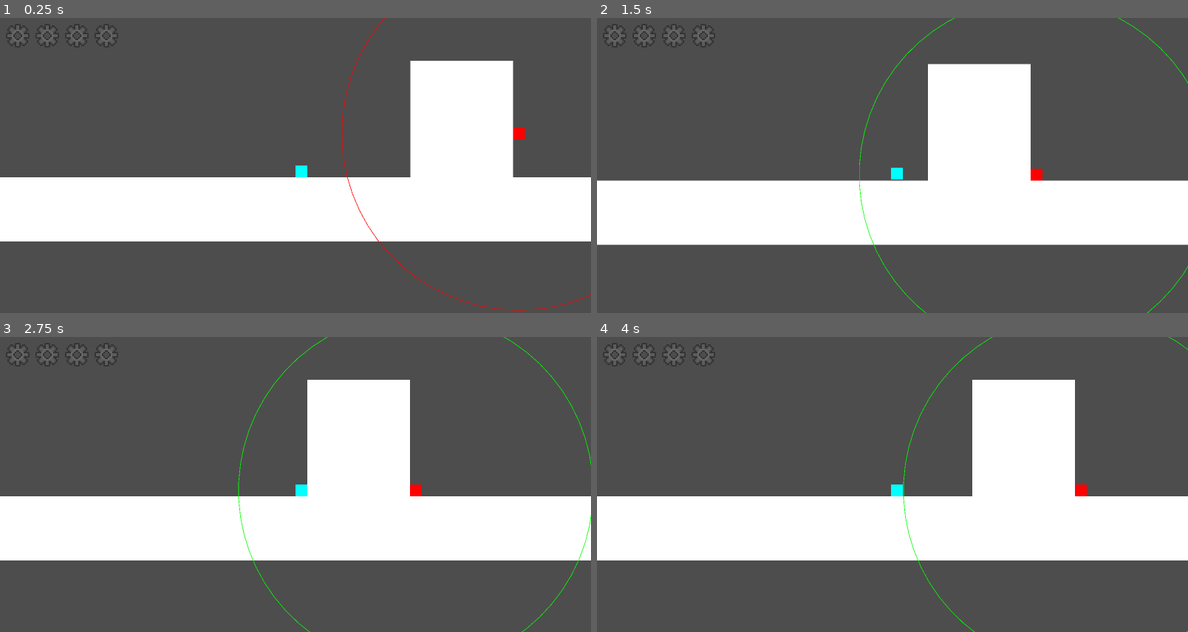
Above: before the commit, frames 1-4 (two rows, left to right).
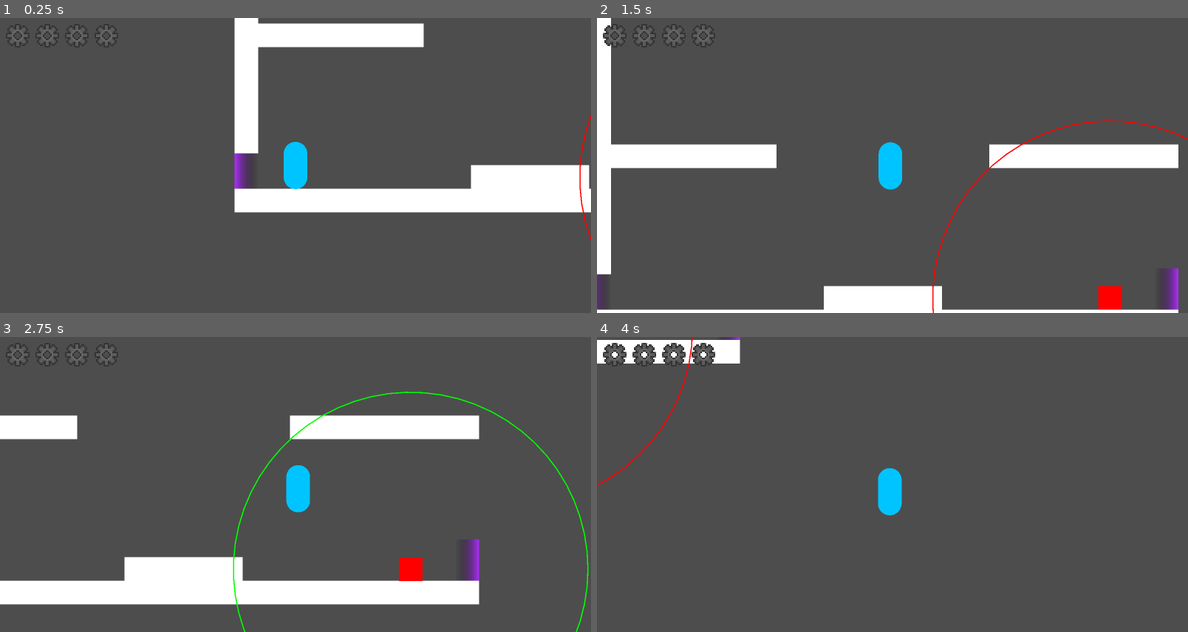
Above: after the commit, the same moments.

Repository: jamjammers/ShibaGodotProjects
Game: Godot game, scene res://mainScene.tscn
Same seed, same stepped clock (60 frames per second), same inputs: the game is played once before the commit and once after it.
Inputs:
- Up to frame 1 (0.25 s): no input
- Up to frame 2 (1.5 s): tap Enter at 0.5 s; hold D (moveRight) 0.53-1.28 s; tap Shift (dash) at 0.6 s; tap Space (jump) at 0.77, 1.07 s; tap E (wallAttach, bound only after the commit) at 0.8, 1.35 s; hold A (moveLeft) from 1.28 s (still down)
- Up to frame 3 (2.75 s): tap Space (jump) at 1.52, 1.55, 1.82 s; release A (moveLeft) at 2.03 s; hold D (moveRight) from 2.03 s (still down); hold Space (jump) from 2.03 s (still down); tap Shift (dash) at 2.3 s
- Up to frame 4 (4 s): release Space (jump) at 2.78 s; tap Shift (dash) at 2.85 s; tap Space (jump) at 3.02, 3.32 s; tap E (wallAttach, bound only after the commit) at 3.05, 3.6 s; release D (moveRight) at 3.53 s; hold A (moveLeft) from 3.53 s (still down); hold Space (jump) from 3.53 s (still down)

The runs differ from the first frame. In frame 1, 29% of the frame differs, in the area x 0-100%, y 0-100%; in frame 2, 38%; in frame 3, 39%; in frame 4, 31%.

Commit message:
a

Diff:
--- a/yeaidk/assets/assetScenes/Player.tscn
+++ b/yeaidk/assets/assetScenes/Player.tscn
@@ -1,12 +1,14 @@
-[gd_scene load_steps=4 format=3 uid="uid://cchnc2wed5tb6"]
+[gd_scene load_steps=5 format=3 uid="uid://cchnc2wed5tb6"]
 
 [ext_resource type="Script" uid="uid://ccjmheubek61d" path="res://assets/scripts/player.gd" id="1_fksrs"]
+[ext_resource type="PackedScene" uid="uid://c4pi8242nxsjo" path="res://assets/assetScenes/color_capsule.tscn" id="2_rsc3f"]
 
 [sub_resource type="PhysicsMaterial" id="PhysicsMaterial_fksrs"]
 friction = 0.0
 
-[sub_resource type="RectangleShape2D" id="RectangleShape2D_0rwas"]
-size = Vector2(40, 40)
+[sub_resource type="CapsuleShape2D" id="CapsuleShape2D_kcuj0"]
+radius = 20.0
+height = 80.0
 
 [node name="Player" type="RigidBody2D"]
 collision_layer = 2
@@ -17,18 +19,22 @@
 max_contacts_reported = 10
 script = ExtResource("1_fksrs")
 
-[node name="ColorRect" type="ColorRect" parent="."]
-offset_right = 40.0
-offset_bottom = 40.0
-color = Color(0, 1, 1, 1)
-
-[node name="CollisionShape2D" type="CollisionShape2D" parent="."]
-position = Vector2(20, 20)
-shape = SubResource("RectangleShape2D_0rwas")
+[node name="PhysicsCol" type="CollisionShape2D" parent="."]
+shape = SubResource("CapsuleShape2D_kcuj0")
 
 [node name="dashTimer" type="Timer" parent="."]
 wait_time = 0.5
 one_shot = true
 
+[node name="triggerCol" type="Area2D" parent="."]
+
+[node name="Collider" type="CollisionShape2D" parent="triggerCol"]
+shape = SubResource("CapsuleShape2D_kcuj0")
+
+[node name="ColorCapsule" parent="." instance=ExtResource("2_rsc3f")]
+color = Color(0, 0.7666669, 1, 1)
+radius = 20.0
+height = 80.0
+
 [connection signal="body_shape_entered" from="." to="." method="_on_body_shape_entered"]
 [connection signal="body_shape_exited" from="." to="." method="_on_body_shape_exited"]
--- /dev/null
+++ b/yeaidk/assets/assetScenes/color_capsule.tscn
@@ -0,0 +1,8 @@
+[gd_scene load_steps=2 format=3 uid="uid://c4pi8242nxsjo"]
+
+[ext_resource type="Script" uid="uid://cepspqyixd7gr" path="res://assets/scripts/color_capsule.gd" id="1_3523t"]
+
+[node name="ColorCapsule" type="Control"]
+layout_mode = 3
+anchors_preset = 0
+script = ExtResource("1_3523t")
--- a/yeaidk/assets/assetScenes/enemy.tscn
+++ b/yeaidk/assets/assetScenes/enemy.tscn
@@ -6,7 +6,7 @@
 size = Vector2(40, 40)
 
 [sub_resource type="CircleShape2D" id="CircleShape2D_vbccy"]
-radius = 600.0
+radius = 300.0
 
 [sub_resource type="RectangleShape2D" id="RectangleShape2D_vbccy"]
 
--- a/yeaidk/assets/assetScenes/platform.tscn
+++ b/yeaidk/assets/assetScenes/platform.tscn
@@ -1,9 +1,12 @@
-[gd_scene load_steps=3 format=3 uid="uid://b5og601fwewkl"]
+[gd_scene load_steps=4 format=3 uid="uid://b5og601fwewkl"]
 
 [sub_resource type="RectangleShape2D" id="RectangleShape2D_5ajho"]
 size = Vector2(40, 40)
 
 [sub_resource type="RectangleShape2D" id="RectangleShape2D_acfso"]
+size = Vector2(38, 0)
+
+[sub_resource type="RectangleShape2D" id="RectangleShape2D_bchaa"]
 size = Vector2(38, 0)
 
 [node name="Platform" type="StaticBody2D"]
@@ -20,3 +23,13 @@
 [node name="Top" type="CollisionShape2D" parent="." groups=["groundTop"]]
 position = Vector2(0, -20)
 shape = SubResource("RectangleShape2D_acfso")
+
+[node name="Left" type="CollisionShape2D" parent="." groups=["wallSide"]]
+position = Vector2(-20, 2.1855695e-07)
+rotation = -1.5707964
+shape = SubResource("RectangleShape2D_bchaa")
+
+[node name="Right" type="CollisionShape2D" parent="." groups=["wallSide"]]
+position = Vector2(20, 0)
+rotation = 1.5707964
+shape = SubResource("RectangleShape2D_bchaa")
--- a/yeaidk/assets/assetScenes/portal.tscn
+++ b/yeaidk/assets/assetScenes/portal.tscn
@@ -1,12 +1,12 @@
 [gd_scene load_steps=5 format=3 uid="uid://cbr6hcqvt3jkm"]
 
-[ext_resource type="Shader" uid="uid://b0yrya7mspdnu" path="res://assets/textures/portalShaderIDKATP.gdshader" id="1_hxglc"]
 [ext_resource type="Script" uid="uid://bq4srhtii8ust" path="res://assets/scripts/portal.gd" id="1_urc2y"]
+[ext_resource type="Shader" uid="uid://cbtamm1jc71ue" path="res://assets/textures/portalGradient.gdshader" id="2_urc2y"]
 
 [sub_resource type="ShaderMaterial" id="ShaderMaterial_urc2y"]
-shader = ExtResource("1_hxglc")
-shader_parameter/start_color = Color(1, 0, 0.9333334, 1)
-shader_parameter/end_color = Color(0, 0, 0, 0)
+shader = ExtResource("2_urc2y")
+shader_parameter/color_start = Color(0.6856668, 0.18, 1, 1)
+shader_parameter/color_end = Color(0, 0, 0, 0)
 shader_parameter/vertical = false
 
 [sub_resource type="RectangleShape2D" id="RectangleShape2D_v4f56"]
--- /dev/null
+++ b/yeaidk/assets/assetScenes/stageSelect.tscn
@@ -0,0 +1,12 @@
+[gd_scene load_steps=2 format=3 uid="uid://bhkpe020nssxk"]
+
+[ext_resource type="Script" uid="uid://cwix3d6w36ktx" path="res://assets/scripts/stageSelect.gd" id="1_2o2lk"]
+
+[node name="stageSelect" type="Control"]
+layout_mode = 3
+anchors_preset = 15
+anchor_right = 1.0
+anchor_bottom = 1.0
+grow_horizontal = 2
+grow_vertical = 2
+script = ExtResource("1_2o2lk")
--- /dev/null
+++ b/yeaidk/assets/levels/startStage.tscn
@@ -0,0 +1,38 @@
+[gd_scene load_steps=3 format=3 uid="uid://dep25nrtxqtas"]
+
+[ext_resource type="PackedScene" uid="uid://cbr6hcqvt3jkm" path="res://assets/assetScenes/portal.tscn" id="1_kgca3"]
+[ext_resource type="PackedScene" uid="uid://b5og601fwewkl" path="res://assets/assetScenes/platform.tscn" id="2_pyq0k"]
+
+[node name="startStage" type="Node2D"]
+
+[node name="ReferenceRect" type="ReferenceRect" parent="."]
+offset_right = 1000.0
+offset_bottom = 1000.0
+border_width = 2.0
+
+[node name="leftPortal" parent="." instance=ExtResource("1_kgca3")]
+position = Vector2(0, 925)
+
+[node name="Platform" parent="." instance=ExtResource("2_pyq0k")]
+position = Vector2(500, 980)
+scale = Vector2(25, 1)
+
+[node name="rightPortal" parent="." instance=ExtResource("1_kgca3")]
+position = Vector2(1000, 925)
+rotation = 3.1415927
+
+[node name="Platform2" parent="." instance=ExtResource("2_pyq0k")]
+position = Vector2(500, 940)
+scale = Vector2(5, 1)
+
+[node name="Platform3" parent="." instance=ExtResource("2_pyq0k")]
+position = Vector2(160, 700)
+scale = Vector2(8, 1)
+
+[node name="Platform4" parent="." instance=ExtResource("2_pyq0k")]
+position = Vector2(840, 700)
+scale = Vector2(8, 1)
+
+[node name="wall" parent="." instance=ExtResource("2_pyq0k")]
+position = Vector2(20, 450.00003)
+scale = Vector2(1, 22.5)
--- /dev/null
+++ b/yeaidk/assets/scripts/color_capsule.gd
@@ -0,0 +1,18 @@
+extends Control
+@export var color: Color;
+@export var radius:float;
+@export var height:float;
+func _draw():
+	draw_circle(Vector2(0,height/2-radius),
+		radius,
+		color,
+		true
+		)
+	draw_circle(Vector2(0,-height/2+radius),
+		radius,
+		color,
+		true
+		)
+	draw_rect(Rect2(-radius,-height/4, radius*2, height/2),
+		color
+		)
--- a/yeaidk/assets/scripts/enemy.gd
+++ b/yeaidk/assets/scripts/enemy.gd
@@ -2,8 +2,6 @@
 var active := false
 var target: Node2D = null;
 var timer : float = 0.0;
-
-signal hit
 
 func _physics_process(delta):
 	timer -= delta
@@ -17,7 +15,6 @@
 		0, TAU, 64,
 		Color.GREEN if active else Color.RED,
 		2.0)
-
 
 func attack():
 	if(target.position.x > position.x):
@@ -43,7 +40,6 @@
 
 		queue_redraw()
 
-
 func _on_contact_body_entered(body: Node2D) -> void:
 	if( body.name == "Player"):
 		body.hit()
--- a/yeaidk/assets/scripts/player.gd
+++ b/yeaidk/assets/scripts/player.gd
@@ -6,48 +6,91 @@
 @export var acceleration = 6000.0
 @export var friction = 6000.0
 
-var airborne := false
-var jumping := false
+var groundTouching := 0
+var jumping := 0
+var wallTouch := false
+var wallAsim := false
 
 var hp :=5
 
 var universalTimer := 0.0 # universal delta stuff
 
-
-var abilities:= {"dash":true};
-var dashed := false #can only dash once per airborne state
+var abilities:= {"dash":true, "double_jump":true, "wall_attach":true};
+var dashed := false #can only dash once per groundTouching state
+var doubleJumped := false #can only double once per groundTouching
 var facing : int;
 
 func _process(delta: float) -> void:
 	universalTimer += delta
-	#jump initial
-	jump()
 
-	dash()
+	wallAttachCheck()
+
+	if(wallAsim):
+		wallJump()
+	else:
+		jump()
+
+		dash()
 
 func _physics_process(delta):
+
 	#jumpy floaty
 	jumpCont()
+	if(wallAsim):
+		pass
+	else:
+		horizMovement(delta)
 
-	horizMovement(delta)
-
-
+# set wall Asim if pass checks
+func wallAttachCheck():
+	if !Input.is_action_just_pressed("wallAttach") :
+		return
+	if !wallTouch:
+		return
+	if !abilities.wall_attach:
+		return
+	wallAsim = !wallAsim
+	linear_velocity .y = 0
+	gravity_scale = 0 if wallAsim else 3
 
 # main boost of jump + logic
 func jump():
-	if Input.is_action_just_pressed("jump") and (not airborne):
+	if(!Input.is_action_just_pressed("jump")):
+		return
+
+	if (groundTouching):
 		apply_central_impulse(Vector2(0, -1000))
-		jumping = true
+		jumping = -500
+	elif(!doubleJumped):
+		linear_velocity.y = -100
+		apply_central_impulse(Vector2(0, -1000))
 
+		doubleJumped = true;
+
+# wall jump + logic
+func wallJump():
+	if !Input.is_action_just_pressed("jump"):
+		return
+	var inputDir = Input.get_axis("moveLeft", "moveRight")
+	linear_velocity.y = 0
+	var mult = inputDir if inputDir == facing else 0.0
+	apply_central_impulse(Vector2(mult*800, -1000))
+	doubleJumped = false;
+	jumping = -500
+	wallAsim = false
+	gravity_scale = 0 if wallAsim else 3
+
+# dash + logic
 func dash():
-	if(!abilities.dash):
+	if(!abilities.dash or dashed):
 		return
 	if !$dashTimer.is_stopped():
 		return
 	if !Input.is_action_just_pressed("dash"):
 		return
-	if airborne:
+	if !groundTouching:
 		dashed = true
+	print(dashed)
 	linear_velocity.y = -200;
 
 	apply_central_impulse(Vector2(1700 * facing,0))
@@ -55,10 +98,10 @@
 
 # continuation of the jump + logic
 func jumpCont():
-	if !Input.is_action_pressed("jump") or linear_velocity.y > 0:
-		jumping = false
-	elif jumping:
-		apply_central_force(Vector2(0, -1000))
+	if !Input.is_action_pressed("jump") or linear_velocity.y > 0 or wallAsim:
+		jumping = 0
+	elif(jumping):
+		apply_central_force(Vector2(0, jumping))
 
 # horizontal movement + logic
 func horizMovement(delta):
@@ -77,18 +120,24 @@
 
 	if(shape_owner.is_in_group("groundTop")):
 		#print(" grounded")
-		airborne = false
+		groundTouching +=1
+		doubleJumped = false;
+		dashed = false;
 
+	elif(shape_owner.is_in_group("wallSide")):
+		wallTouch = true
 
 func hit():
 	hp-=1
 	hurt.emit(hp)
 	print(hp)
 
-
 @warning_ignore("unused_parameter")
 func _on_body_shape_exited(body_rid: RID, body: Node, body_shape_index: int, local_shape_index: int) -> void:
 	var shape_owner :Node = body.shape_owner_get_owner(body.shape_find_owner(body_shape_index))
 	if(shape_owner.is_in_group("groundTop")):
 		#print(" not grounded")
-		airborne = true
+		groundTouching -=1
+	elif(shape_owner.is_in_group("wallSide")):
+		wallTouch = false
+		facing = int(linear_velocity.x/abs(linear_velocity.x)) if linear_velocity.x != 0 else 0
--- /dev/null
+++ b/yeaidk/assets/scripts/stageSelect.gd
@@ -0,0 +1,34 @@
+extends Control
+
+var list = ["stage1","stage1","stage1","stage1","stage1","stage1","stage1","stage1","stage1"]
+func display():
+	var imgs = randomStages(3)
+	var buttons = genButtons(imgs);
+	for b in buttons:
+		add_child(b)
+
+func genButtons(imgs:Array[String]) -> Array[Button]:
+	var buttons: Array[Button] = []
+	for i in range(3):
+		var b = genButton(imgs[i]);
+		b.position = Vector2(400 + i*450, 350)
+		buttons.append(genButton(imgs[i]))
+
+	return buttons
+
+func genButton(imgName) -> Button:
+	var button :Button = Button.new();
+	button.icon = genPhoto(imgName);
+	return button
+
+func genPhoto (imgName) -> ImageTexture:
+	var image = Image.load_from_file("res://assets/images/stagePreview/%s.png"%imgName)
+	var texture = ImageTexture.create_from_image(image)
+
+	return texture
+
+func randomStages(n:int) -> Array[String]:
+	var out = []
+	for i in range(n):
+		out.append(list.pop_at(randi_range(0,list.size()-1)))
+	return out
--- /dev/null
+++ b/yeaidk/assets/textures/portalGradient.gdshader
@@ -0,0 +1,17 @@
+shader_type canvas_item;
+
+uniform vec4 color_start : source_color = vec4(1.0);
+uniform vec4 color_end : source_color = vec4(0.0, 0.0, 0.0, 1.0);
+uniform bool vertical;
+void vertex() {
+	// Called for every vertex the material is visible on.
+}
+
+void fragment() {
+	float dir = vertical?UV.y:UV.x;
+    COLOR = mix(color_start, color_end, dir);
+}
+//void light() {
+//	// Called for every pixel for every light affecting the CanvasItem.
+//	// Uncomment to replace the default light processing function with this one.
+//}
--- a/yeaidk/mainScene.tscn
+++ b/yeaidk/mainScene.tscn
@@ -1,41 +1,28 @@
-[gd_scene load_steps=7 format=3 uid="uid://bdmj1sekwkwdr"]
+[gd_scene load_steps=6 format=3 uid="uid://bdmj1sekwkwdr"]
 
-[ext_resource type="PackedScene" uid="uid://b5og601fwewkl" path="res://assets/assetScenes/platform.tscn" id="1_iwpey"]
+[ext_resource type="PackedScene" uid="uid://dep25nrtxqtas" path="res://assets/levels/startStage.tscn" id="1_6mfv6"]
 [ext_resource type="PackedScene" uid="uid://cchnc2wed5tb6" path="res://assets/assetScenes/Player.tscn" id="2_g4qto"]
 [ext_resource type="PackedScene" uid="uid://ds7n8vkl416e3" path="res://assets/assetScenes/enemy.tscn" id="3_hr5et"]
 [ext_resource type="Script" uid="uid://c5gfppe15rdlu" path="res://assets/scripts/camSC.gd" id="4_6mfv6"]
 [ext_resource type="PackedScene" uid="uid://b0a3eiv08sirm" path="res://assets/assetScenes/HUD.tscn" id="4_61od6"]
-[ext_resource type="PackedScene" uid="uid://cbr6hcqvt3jkm" path="res://assets/assetScenes/portal.tscn" id="6_2qqqv"]
 
 [node name="Scene" type="Node"]
 
-[node name="Platform" parent="." instance=ExtResource("1_iwpey")]
-position = Vector2(168, 68)
-scale = Vector2(8.69213, 15.2455)
+[node name="startStage" parent="." instance=ExtResource("1_6mfv6")]
 
 [node name="Player" parent="." instance=ExtResource("2_g4qto")]
-position = Vector2(-395, 69)
-
-[node name="Platform2" parent="." instance=ExtResource("1_iwpey")]
-position = Vector2(-1300, 267)
-scale = Vector2(113.116, 5.43897)
-
-[node name="Platform3" parent="." instance=ExtResource("1_iwpey")]
-position = Vector2(-3872, -7620)
-scale = Vector2(81.1517, 232.426)
+position = Vector2(103, 889)
 
 [node name="basicEnemy" parent="." instance=ExtResource("3_hr5et")]
-position = Vector2(235, -19)
+position = Vector2(884, 918)
 
 [node name="Camera2D" type="Camera2D" parent="." node_paths=PackedStringArray("target")]
 position = Vector2(-0.6470032, -0.78170013)
 scale = Vector2(0.998363, 1.01133)
+zoom = Vector2(2, 2)
 script = ExtResource("4_6mfv6")
 target = NodePath("../Player")
 
 [node name="HUD" parent="Camera2D" instance=ExtResource("4_61od6")]
 
-[node name="portal" parent="." instance=ExtResource("6_2qqqv")]
-position = Vector2(-626, 233)
-
 [connection signal="hurt" from="Player" to="Camera2D/HUD" method="_on_player_hurt"]
--- a/yeaidk/project.godot
+++ b/yeaidk/project.godot
@@ -32,6 +32,7 @@
 
 groundTop="groundTop"
 enemies="bad guys"
+wallSide=""
 
 [input]
 
@@ -55,6 +56,11 @@
 "events": [Object(InputEventKey,"resource_local_to_scene":false,"resource_name":"","device":-1,"window_id":0,"alt_press …(195 unchanged characters)…
 ]
 }
+wallAttach={
+"deadzone": 0.2,
+"events": [Object(InputEventKey,"resource_local_to_scene":false,"resource_name":"","device":-1,"window_id":0,"alt_pressed":false,"shift_pressed":false,"ctrl_pressed":false,"meta_pressed":false,"pressed":false,"keycode":0,"physical_keycode":69,"key_label":0,"unicode":101,"location":0,"echo":false,"script":null)
+]
+}
 
 [layer_names]
 
Renamed: yeaidk/assets/images/Stage1Preview.png -> yeaidk/assets/images/stagePreview/stage1.png
Not shown, changed: yeaidk/assets/images/stagePreview/stage1.png.import
Not shown, added: yeaidk/assets/scripts/color_capsule.gd.uid
Not shown, added: yeaidk/assets/scripts/stageSelect.gd.uid
Not shown, added: yeaidk/assets/textures/portalGradient.gdshader.uid
